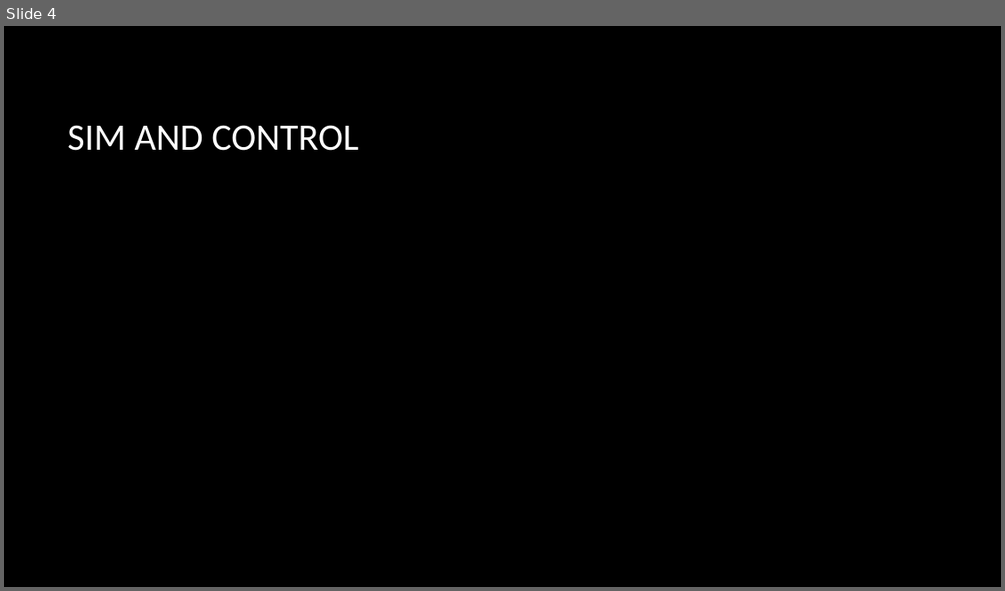
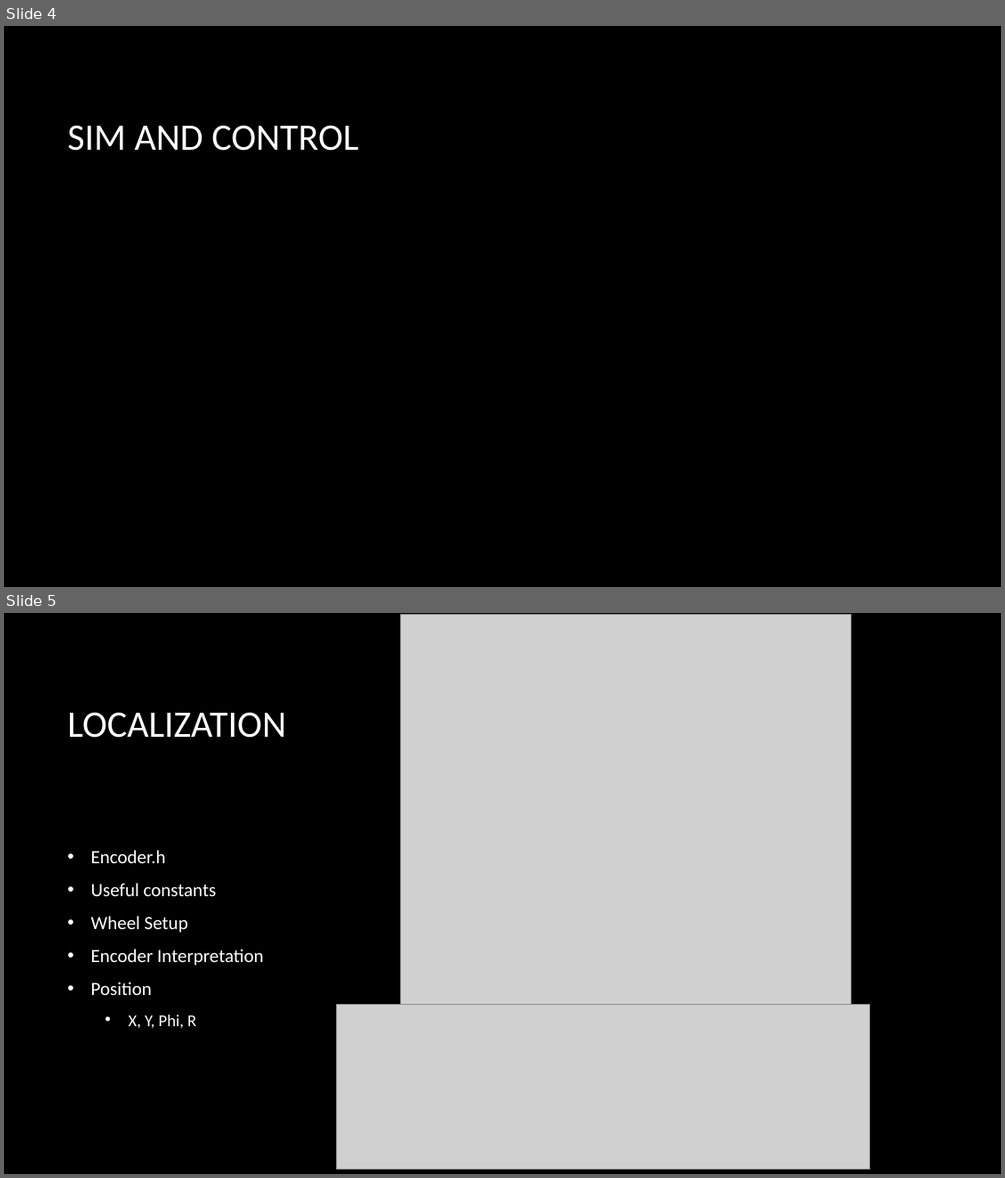
Before and after one commit to JohnRipple/SEED, a slide deck: Demo 1/Project Presentation.pptx. Shown one above the other, each under a label of ours: slide 4 before the commit, slides 4 and 5 after it. The pictures are 1005x591 and 1005x1178 pixels, drawn with LibreOffice and Linux fonts; fonts in the diff are those of the drawing; grey boxes stand for pictures; background and template pictures are left out. Boxes give left, top, right and bottom in pixels: in the first picture for what was removed or moved away, otherwise in the second. Text is boxed around its words. In the diff, an @@ line names an element or a change of style, - is before the commit and + after.

```diff
--- a/Demo 1/Project Presentation.pptx
+++ b/Demo 1/Project Presentation.pptx
@@ slide 5 added at bbox=[4, 613, 1001, 1174], background picture (left out) @@
@@ picture added at bbox=[400, 615, 851, 1004] @@
@@ title added at bbox=[67, 712, 286, 738], 36 pt, text #FFFFFF @@
+LOCALIZATION
@@ text added at bbox=[91, 850, 263, 1028], 18 pt, text #FFFFFF @@
+• Encoder.h
+• Useful constants
+• Wheel Setup
+• Encoder Interpretation
+• Position
+  • X, Y, Phi, R
@@ picture added at bbox=[336, 1004, 870, 1169] @@
```
Also in this commit, not shown: 1 slide removed.
